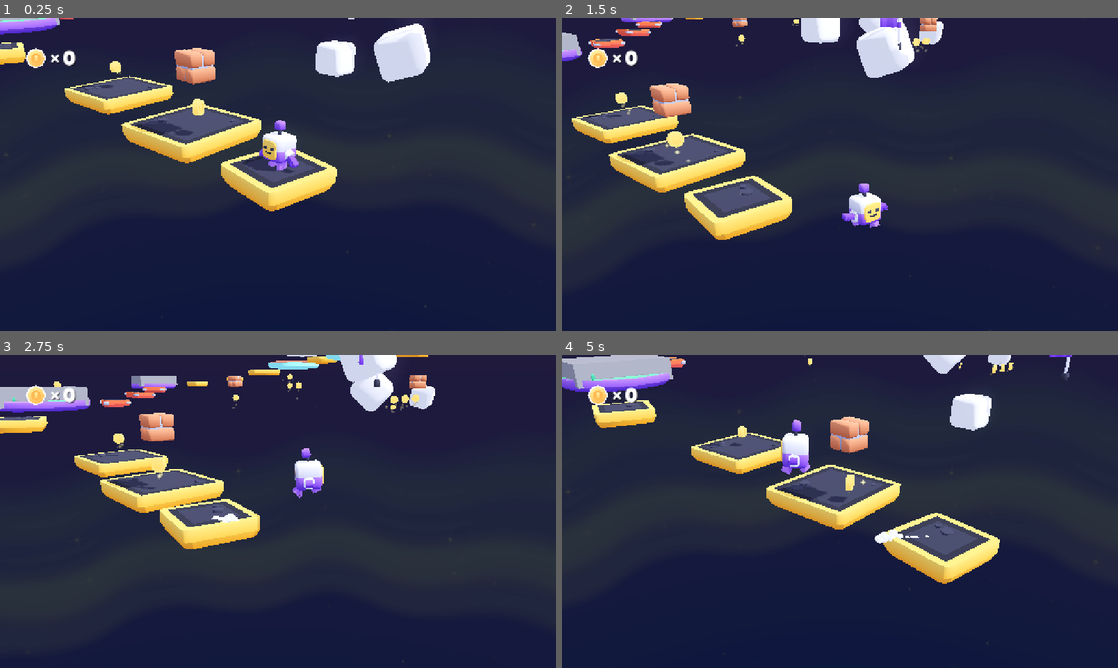
Above: before the commit, frames 1-4 (two rows, left to right).
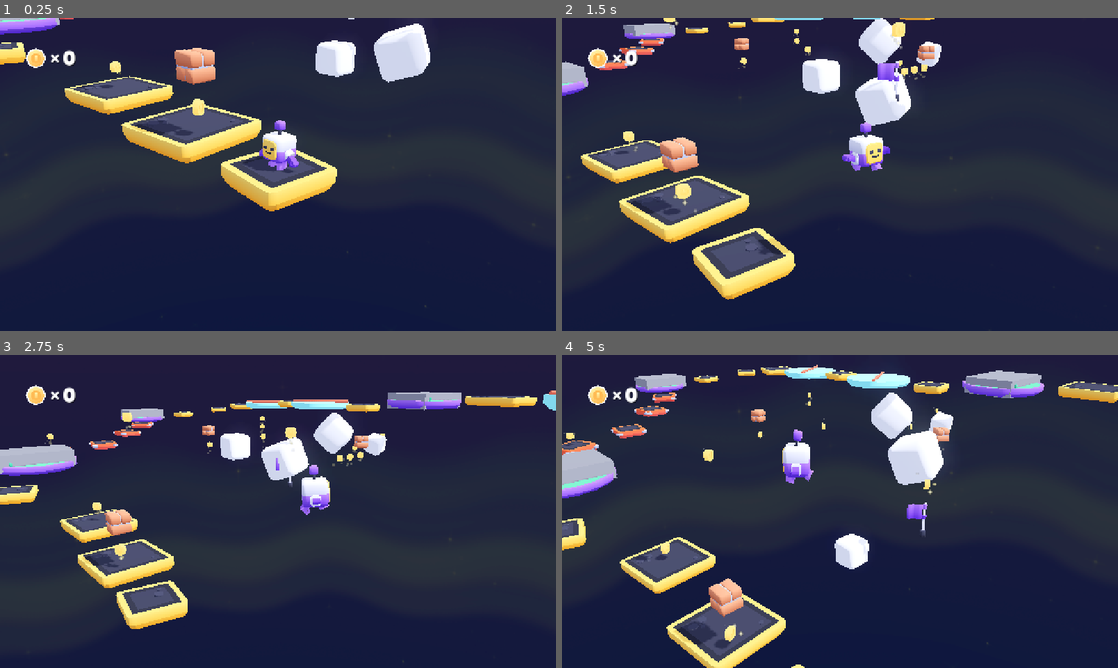
Above: after the commit, the same moments.

Repository: insertnewusername/3d-platformer
Game: Godot game, scene res://scenes/main.tscn
Same seed, same stepped clock (60 frames per second), same inputs: the game is played once before the commit and once after it.
Inputs (mouse positions are in pixels of both pictures, inside the frame that each line leads up to):
- Up to frame 1 (0.25 s): no input
- Up to frame 2 (1.5 s): tap Enter at 0.5 s; move the mouse to (962, 158) at 0.52 s; hold D (move_right) 0.53-1.28 s; tap Space (jump) at 0.6, 0.77, 1.07 s; click (962, 158) at 0.67 s; move the mouse to (728, 190) at 1.27 s; hold S (move_back) from 1.28 s (still down); tap Down (camera_down) at 1.35 s
- Up to frame 3 (2.75 s): tap Space (jump) at 1.52, 1.55, 1.82, 2.3 s; move the mouse to (333, 442) at 2.02 s; release S (move_back) at 2.03 s; hold D (move_right) from 2.03 s (still down); tap Left (camera_left) at 2.1 s
- Up to frame 4 (5 s): move the mouse to (812, 574) at 2.77 s; release D (move_right) at 2.78 s; hold W (move_forward) 2.78-3.53 s; tap Right (camera_right) at 2.85 s; click (812, 574) at 2.92 s; tap Space (jump) at 3.02, 3.05, 3.32, 3.77, 3.8, 4.07, 4.52, 4.55, 4.82 s; move the mouse to (1006, 558) at 3.52 s; hold A (move_left) from 3.53 s (still down); tap Up (camera_up) at 3.6 s; move the mouse to (673, 464) at 4.27 s; tap Alt at 4.35 s

The runs differ from the first frame. In frame 2, 20% of the frame differs, in the area x 0-69%, y 0-90%; in frame 3, 21%; in frame 4, 26%, in the area x 0-100%, y 0-100%.
Error in both runs: Invalid assignment of property or key 'light_energy' with value of type 'float' on a base object of type 'null instance'. (res://scripts/main.gd:12)

Commit message:
add temporary infinite jump so i don't' need to complete entire thing each time

Diff:
--- a/scenes/main.tscn
+++ b/scenes/main.tscn
@@ -253,7 +253,7 @@
 transform = Transform3D(1, 0, 0, 0, 1, 0, 0, 0, 1, 7.2846107, 9.563549, -6.9510756)
 
 [node name="Node3D" parent="World" unique_id=544104476 instance=ExtResource("15_dp3eg")]
-transform = Transform3D(0.6506625, 0, 0, 0, 0.37079912, 0, 0, 0, 0.49328557, 7.4898205, 9.995807, -11.237002)
+transform = Transform3D(0.6506625, 0, 0, 0, 0.37079912, 0, 0, 0, 0.9033748, 7.4898205, 9.995807, -12.620809)
 
 [node name="Sun" type="DirectionalLight3D" parent="." unique_id=2119582164]
 transform = Transform3D(-0.422618, -0.694272, 0.582563, 0, 0.642788, 0.766044, -0.906308, 0.323744, -0.271654, 0, 0, 0)
--- a/scripts/player.gd
+++ b/scripts/player.gd
@@ -129,7 +129,8 @@
 	movement_velocity = input * movement_speed * delta
 
 	# Jumping
-
+	if Input.is_action_just_pressed("jump"):
+		jump()
 	if Input.is_action_just_pressed("jump"):
 		if jump_single or jump_double:
 			jump()
